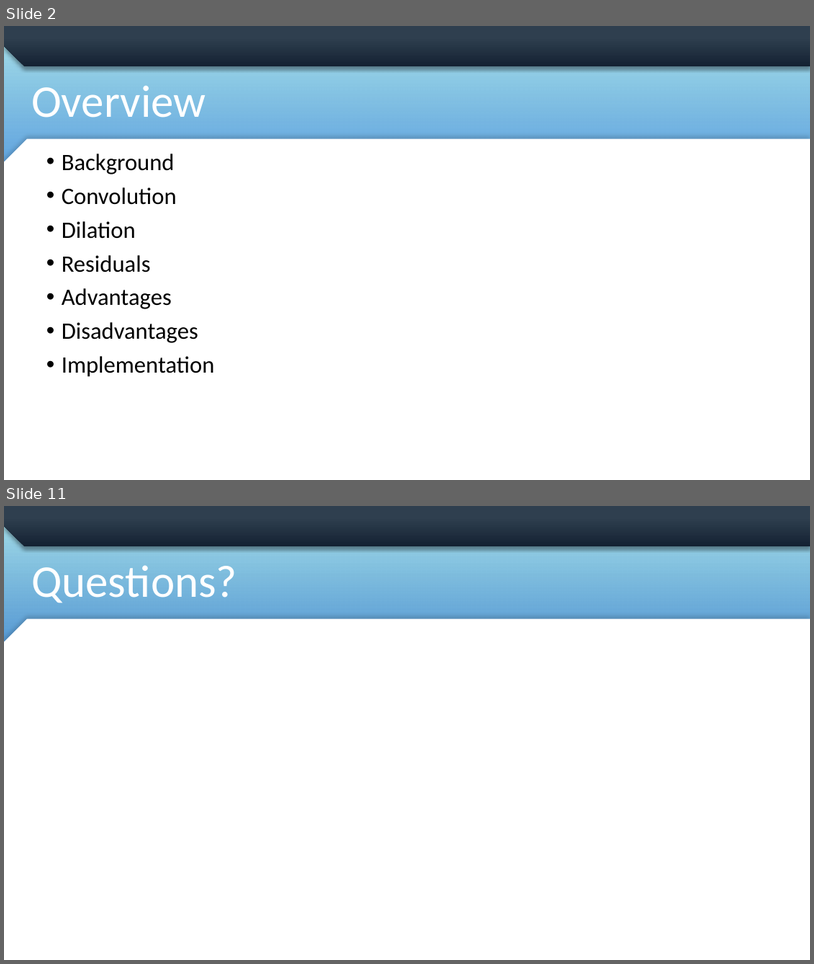
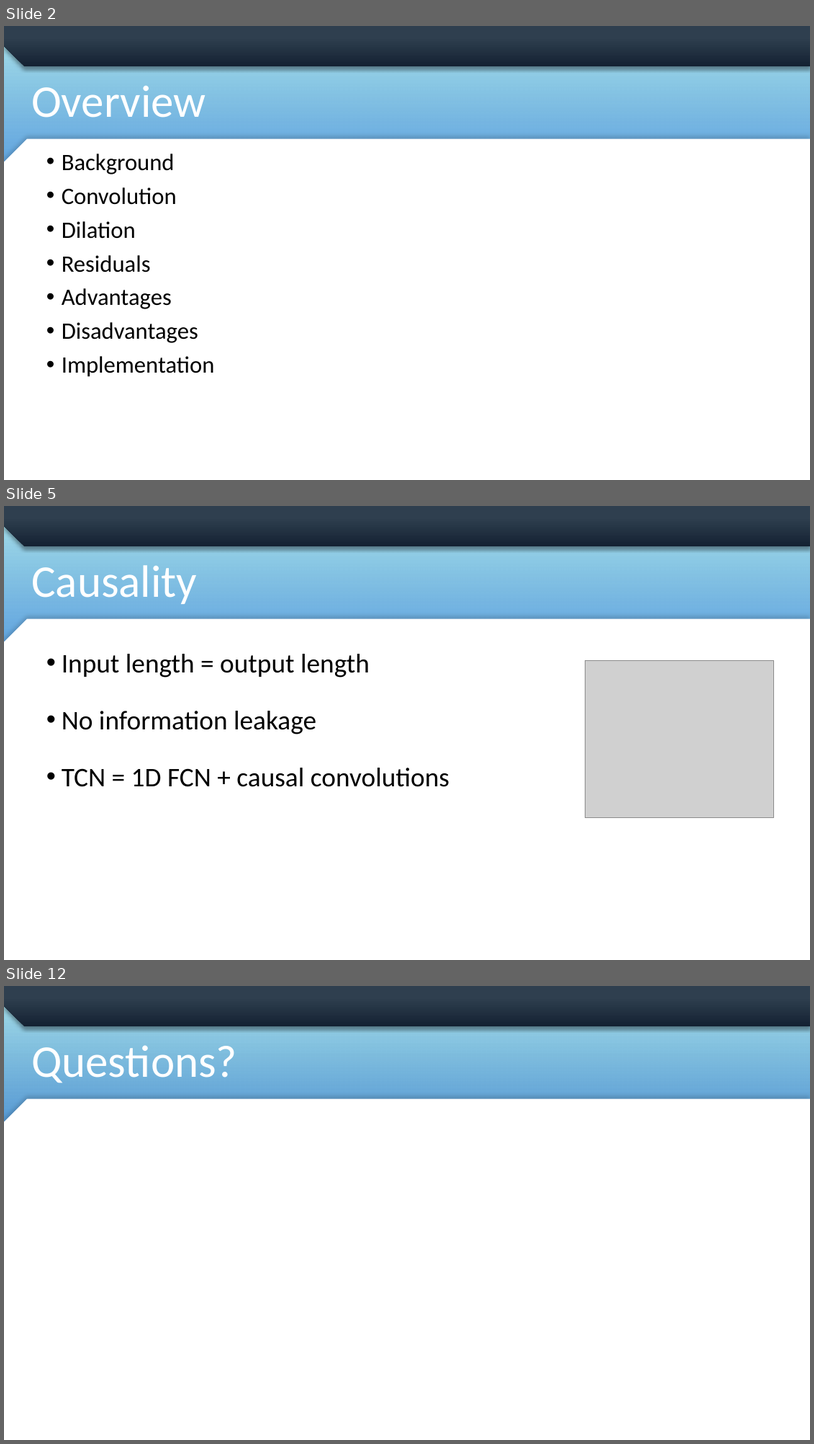
Before and after one commit to mdemore2/CSCE823, a slide deck: Student Lecture/Demore_TCN_Lecture.pptx. Shown one above the other, each under a label of ours: slides 2 and 11 before the commit, slides 2, 5 and 12 after it; the slides between them are not shown. The pictures are 814x964 and 814x1444 pixels, drawn with LibreOffice and Linux fonts; fonts in the diff are those of the drawing; grey boxes stand for pictures; background and template pictures are left out; a plain dark background stands for a picture behind light text. Boxes give left, top, right and bottom in pixels: in the first picture for what was removed or moved away, otherwise in the second. Text is boxed around its words. In the diff, an @@ line names an element or a change of style, - is before the commit and + after.

```diff
--- a/Student Lecture/Demore_TCN_Lecture.pptx
+++ b/Student Lecture/Demore_TCN_Lecture.pptx
@@ slide 5 added at <box>4,506,810,960</box>, background picture (left out); not listed: 4 template elements that a slide beside it also shows @@
@@ title added at <box>31,565,197,604</box>, 54 pt, text #FFFFFF @@
+Causality
@@ text added at <box>62,654,450,787</box>, 32 pt, text #000000 @@
+• Input length = output length
+• No information leakage
+• TCN = 1D FCN + causal convolutions
@@ picture added at <box>585,660,774,818</box> @@
@@ what was slide 11 is now slide 12 @@
```
Also in this commit, not shown: 7 slides changed, 1 other slide added, 1 slide removed, 2 other files.
